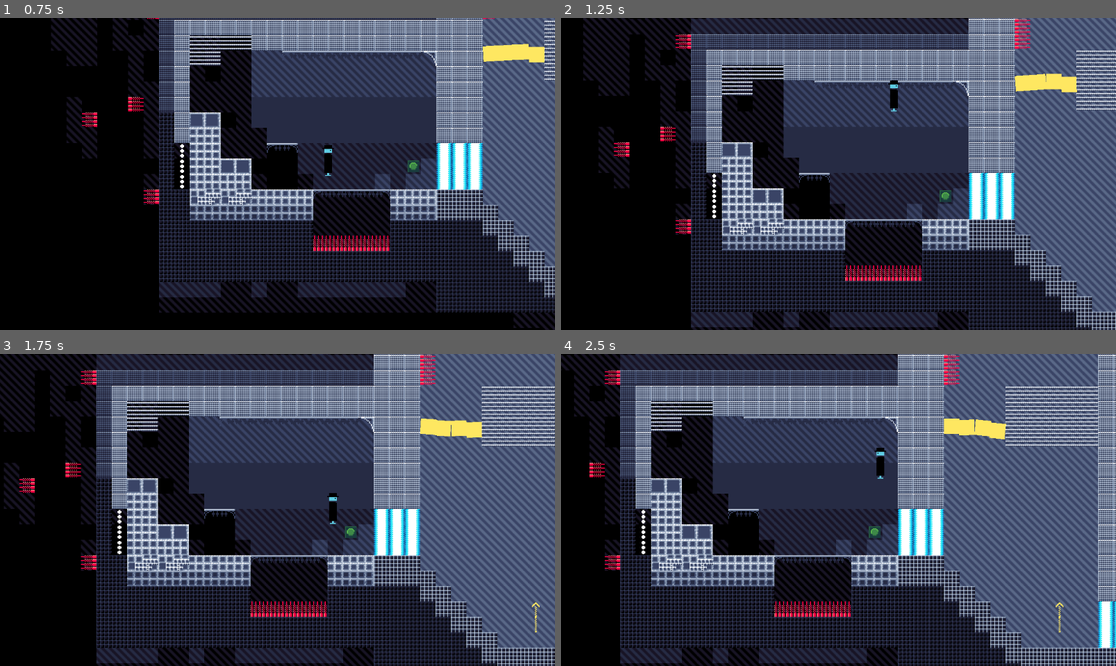
Above: before the commit, frames 1-4 (two rows, left to right).
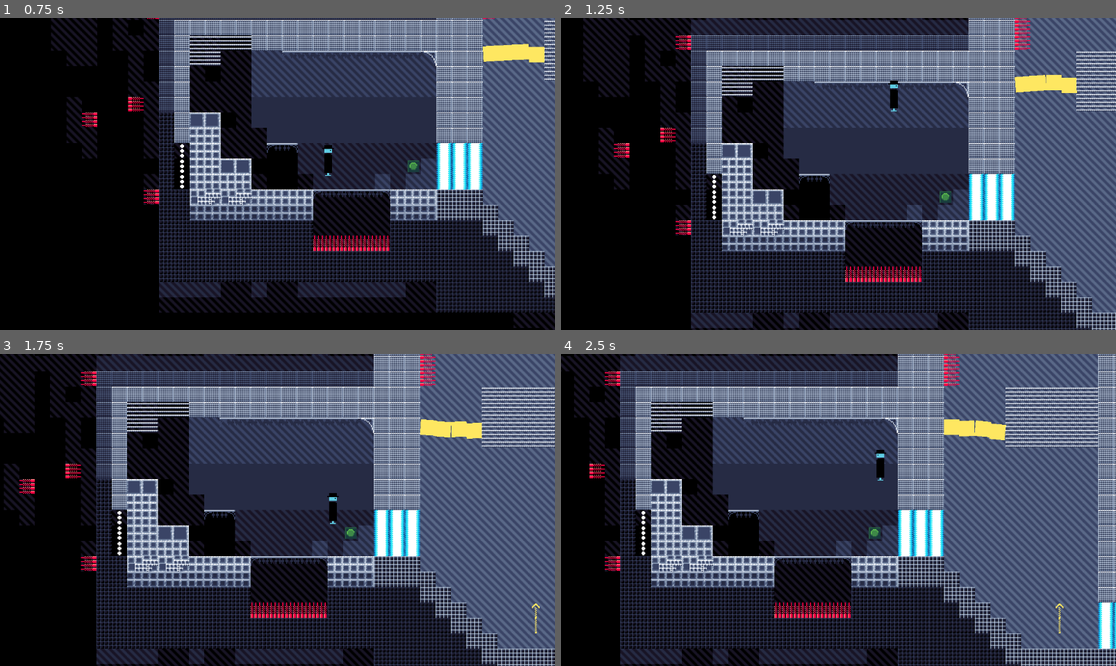
Above: after the commit, the same moments.

Repository: Jcodefox/GMTK2023TeamUmbrellaLand
Game: Godot game, scene res://scenes/main.tscn
Same seed, same stepped clock (60 frames per second), same inputs: the game is played once before the commit and once after it.
Inputs (mouse positions are in pixels of both pictures, inside the frame that each line leads up to):
- Up to frame 1 (0.75 s): move the mouse to (399, 158) at 0.52 s; hold W (up) from 0.53 s (still down); click (399, 158) at 0.6 s
- Up to frame 2 (1.25 s): keep holding W (up)
- Up to frame 3 (1.75 s): move the mouse to (166, 525) at 1.27 s; release W (up) at 1.28 s; hold S (down) from 1.28 s (still down); click (166, 525) at 1.35 s
- Up to frame 4 (2.5 s): move the mouse to (894, 441) at 2.02 s; release S (down) at 2.03 s; hold W (up) from 2.03 s (still down); click (894, 441) at 2.1 s

Frame 1 is identical in both runs. In frame 2, 25% of the frame differs, in the area x 4-100%, y 0-100%; in frame 3, 26%; in frame 4, 30%, in the area x 0-100%, y 0-100%.

Commit message:
Made player shorter to fit in two tile tall areas

Diff:
--- a/prefabs/player.tscn
+++ b/prefabs/player.tscn
@@ -5,7 +5,6 @@
 
 [sub_resource type="CapsuleShape2D" id="CapsuleShape2D_gmfcj"]
 radius = 4.0
-height = 32.0
 
 [node name="Player" type="CharacterBody2D"]
 script = ExtResource("1_b6gf3")
